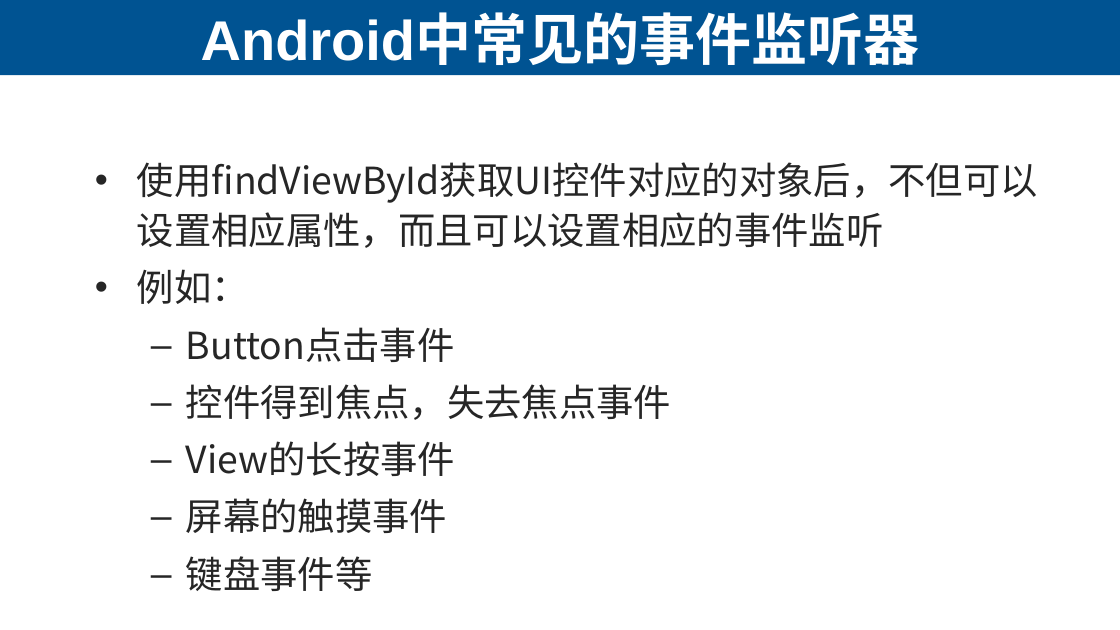
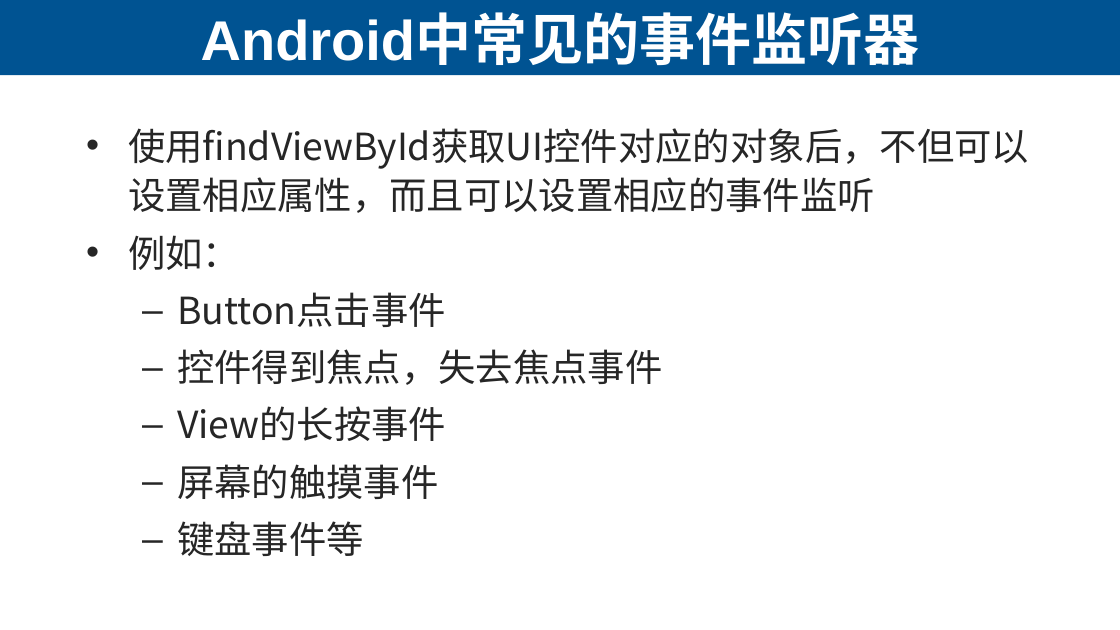
Before and after one commit to lihuanzhen2016/app-test-2019, a slide deck: slide 20 of ppt/05 Android App的开发-用户界面基础.pptx. Drawn at 1120x630 pixels with LibreOffice and Linux fonts; fonts in the diff are those of the drawing. Boxes give left, top, right and bottom in pixels: in the first picture for what was removed or moved away, otherwise in the second. Text is boxed around its words. In the diff, an @@ line names an element or a change of style, - is before the commit and + after.

```diff
--- a/ppt/05 Android App的开发-用户界面基础.pptx
+++ b/ppt/05 Android App的开发-用户界面基础.pptx
@@ text "使用findViewById获取UI控件对应的对象后，不但可以设置相应属性，而且可以设置相应的事件监听": place and size @@
-text "使用findViewById获取UI控件对应的对象后，不但可以设置相应属性，而且可以设置相应的事件监听" at [137,162,1038,533]
+text "使用findViewById获取UI控件对应的对象后，不但可以设置相应属性，而且可以设置相应的事件监听" at [128,128,1029,499]
```
Also in this commit, not shown: 6 other slides changed, 3 slides added, 4 other files.
